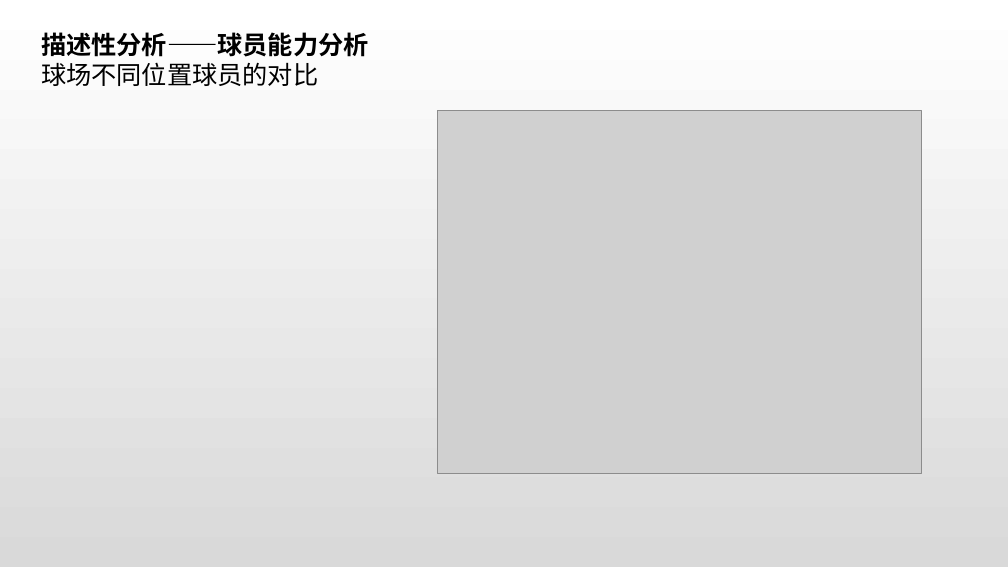
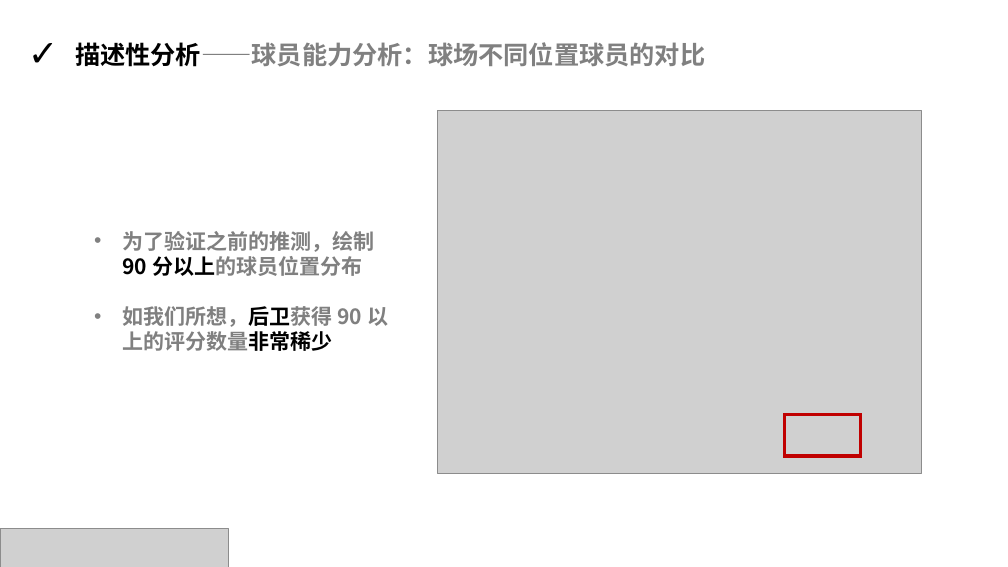
Before and after one commit to rucnyz/soccer, a slide deck: slide 11 of notebooks/欧洲足球展示.pptx. Drawn at 1008x567 pixels with LibreOffice and Linux fonts; fonts in the diff are those of the drawing; grey boxes stand for pictures. Boxes give left, top, right and bottom in pixels: in the first picture for what was removed or moved away, otherwise in the second. Text is boxed around its words. In the diff, an @@ line names an element or a change of style, - is before the commit and + after.

```diff
--- a/notebooks/欧洲足球展示.pptx
+++ b/notebooks/欧洲足球展示.pptx
@@ background gradient #FFFFFF to #D9D9D9 to #FFFFFF @@
@@ text at <box>75,42,705,67</box>: text changed; font Arial to Noto Sans CJK SC; text colour #000000 to #808080 @@
-描述性分析——球员能力分析
-球场不同位置球员的对比
+✓ 描述性分析——球员能力分析：球场不同位置球员的对比
@@ text added at <box>122,231,388,351</box>, 20 pt, text #808080, bold @@
+• 为了验证之前的推测，绘制 90 分以上的球员位置分布
+• 如我们所想，后卫获得 90 以上的评分数量非常稀少
@@ rectangle added at <box>784,414,861,456</box>, outline #C00000 3 pt @@
@@ picture added at <box>0,529,228,567</box> @@
```
Also in this commit, not shown: 15 other slides changed, 12 slides added, 11 slides removed, 3 other files.
